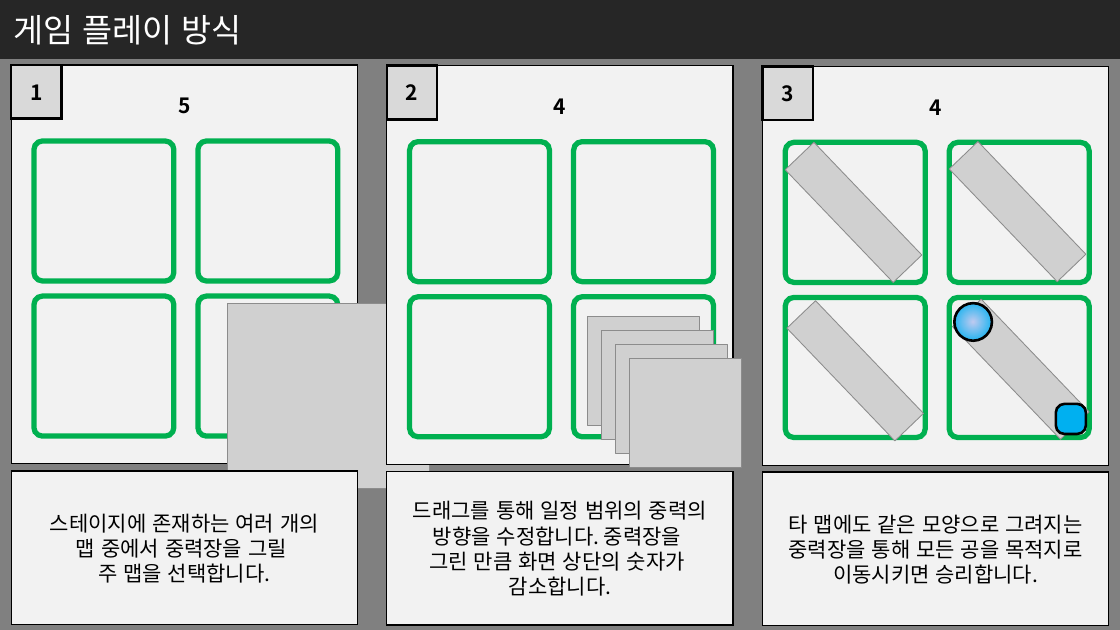
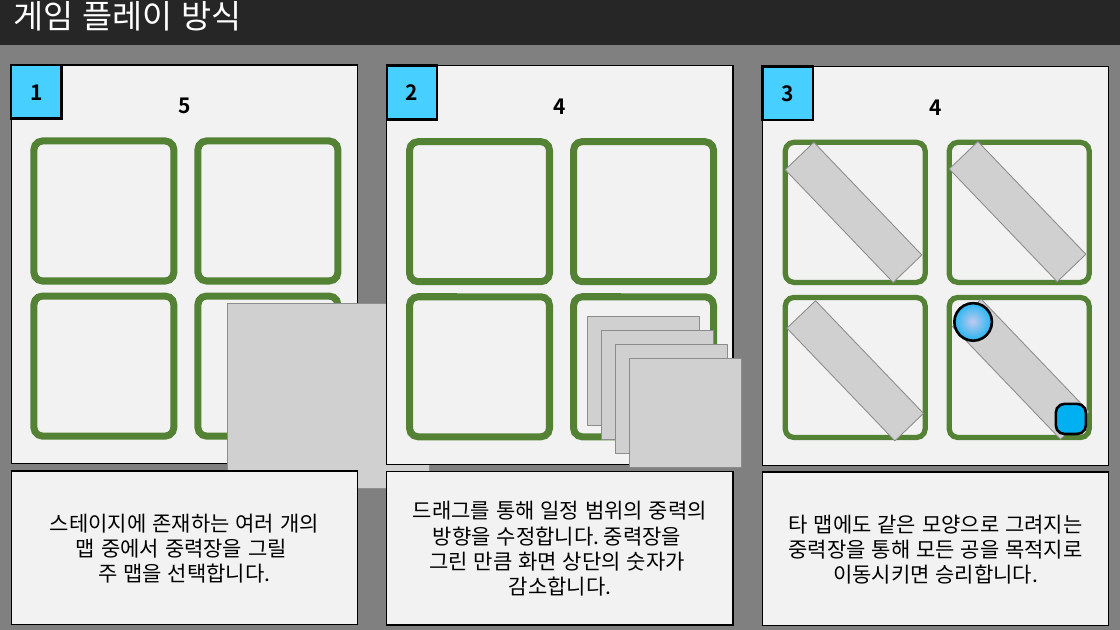
Before and after one commit to kjpark102312/Jagu_Agis, a slide deck: slide 4 of Documents/PartyBall/AGIS 발표자료l.pptx. Drawn at 1120x630 pixels with LibreOffice and Linux fonts; fonts in the diff are those of the drawing; grey boxes stand for pictures. Boxes give left, top, right and bottom in pixels: in the first picture for what was removed or moved away, otherwise in the second. Text is boxed around its words. In the diff, an @@ line names an element or a change of style, - is before the commit and + after.

```diff
--- a/Documents/PartyBall/AGIS 발표자료l.pptx
+++ b/Documents/PartyBall/AGIS 발표자료l.pptx
@@ rectangle: place and size @@
-rectangle at box(0, 0, 1120, 59)
+rectangle at box(0, 0, 1120, 45)
@@ text "게임 플레이 방식": place and size @@
-text "게임 플레이 방식" at box(14, 15, 242, 45)
+text "게임 플레이 방식" at box(14, 1, 242, 31)
@@ fill #D9D9D9 to #47CFFF in 3 elements at box(11, 65, 61, 118), box(387, 66, 438, 119), box(763, 66, 813, 120) @@
@@ outline #00B050 4.5 pt to #548235 6 pt in 8 elements at box(34, 141, 174, 281), box(198, 141, 339, 281), box(34, 297, 174, 437), box(198, 297, 339, 437), box(410, 142, 550, 282), box(574, 142, 714, 282), box(410, 297, 550, 437), box(574, 297, 714, 437) @@
@@ outline #00B050 4.5 pt to #548235 4.5 pt in 4 elements at box(786, 143, 926, 283), box(949, 143, 1090, 283), box(786, 297, 926, 438), box(949, 297, 1090, 438) @@
```
Also in this commit, not shown: 1 other file.
